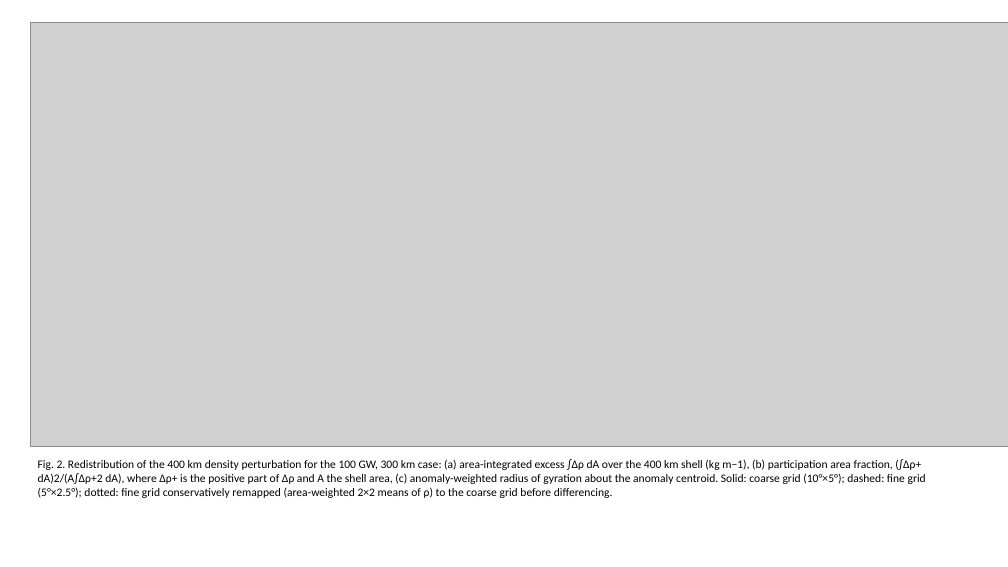
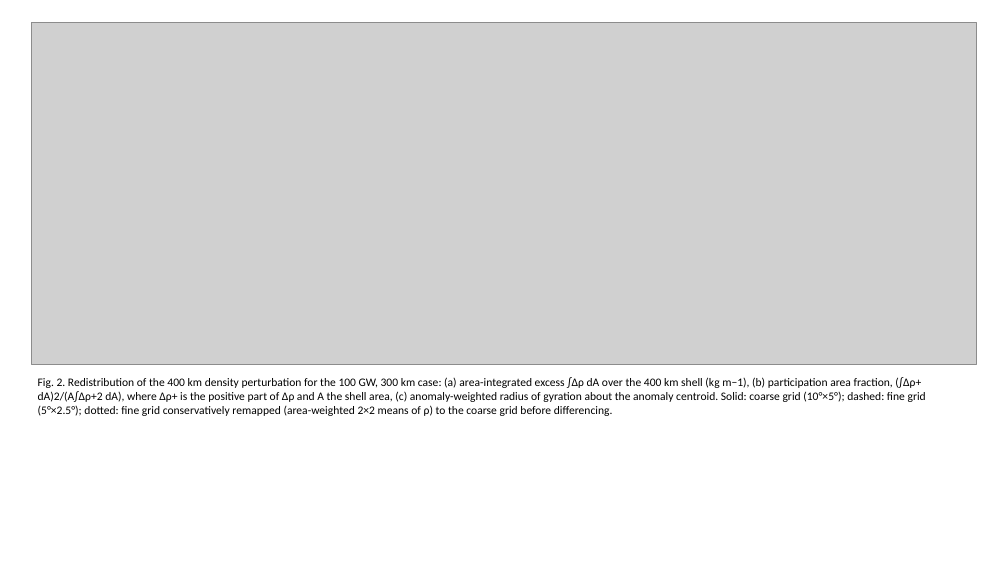
Before and after one commit to bougtoir/thermosphere-debris-selective-decay, a slide deck: slide 2 of manuscript/JSSE/figures.pptx. Drawn at 1008x567 pixels with LibreOffice and Linux fonts; fonts in the diff are those of the drawing; grey boxes stand for pictures. Boxes give left, top, right and bottom in pixels: in the first picture for what was removed or moved away, otherwise in the second. Text is boxed around its words. In the diff, an @@ line names an element or a change of style, - is before the commit and + after.

```diff
--- a/manuscript/JSSE/figures.pptx
+++ b/manuscript/JSSE/figures.pptx
@@ picture: place and size @@
-picture at [30, 23, 1008, 446]
+picture at [32, 23, 977, 364]
@@ text "Fig. 2. Redistribution of the ...": place and size @@
-text "Fig. 2. Redistribution of the ..." at [38, 459, 926, 498]
+text "Fig. 2. Redistribution of the ..." at [38, 377, 926, 416]
```
Also in this commit, not shown: 4 other slides changed, 8 other files.
